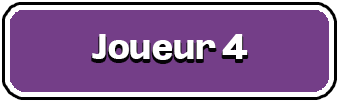
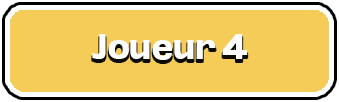
Layer changes from the first 339 × 102 image to the second:
painted on "Menu" over [10, 10, 329, 92]
